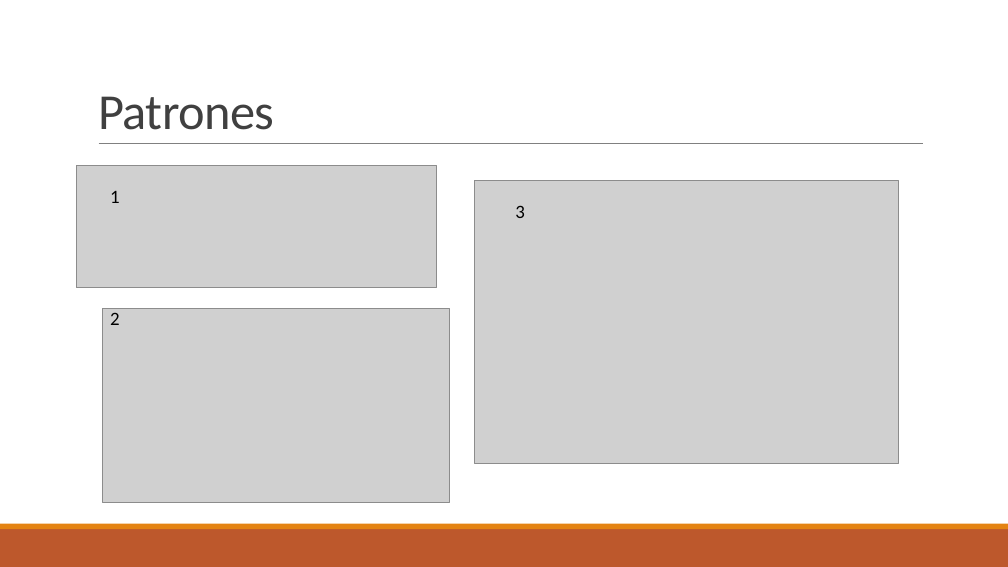
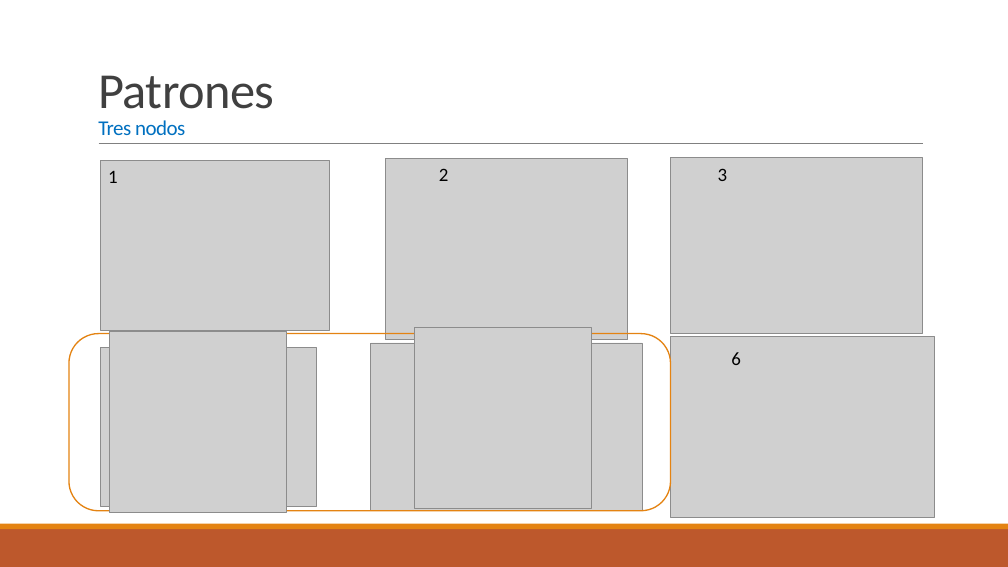
Before and after one commit to cealvarez/Repo-FONDECYT, a slide deck: slide 20 of Tesis/Nicolas/Análisis de Datos.pptx (slide 17 before the commit). Drawn at 1008x567 pixels with LibreOffice and Linux fonts; fonts in the diff are those of the drawing; grey boxes stand for pictures. Boxes give left, top, right and bottom in pixels: in the first picture for what was removed or moved away, otherwise in the second. Text is boxed around its words. In the diff, an @@ line names an element or a change of style, - is before the commit and + after.

```diff
--- a/Tesis/Nicolas/Análisis de Datos.pptx
+++ b/Tesis/Nicolas/Análisis de Datos.pptx
@@ title at bbox=[98, 75, 274, 135]: text changed; size 48 to 20 pt; text colour #404040 to #0070C0 @@
-Patrones
+Patrones
+Tres nodos
@@ text "1": place and size @@
-text "1" at bbox=[110, 191, 120, 203]
+text "1" at bbox=[108, 171, 118, 183]
@@ picture: place and size @@
-picture at bbox=[76, 165, 437, 287]
+picture at bbox=[101, 160, 329, 330]
@@ picture added at bbox=[385, 159, 628, 340] @@
@@ text "2": place and size @@
-text "2" at bbox=[110, 313, 120, 325]
+text "2" at bbox=[439, 168, 449, 181]
@@ picture added at bbox=[671, 157, 923, 333] @@
@@ text "3": place and size @@
-text "3" at bbox=[515, 205, 525, 218]
+text "3" at bbox=[718, 168, 728, 181]
@@ picture removed at bbox=[475, 181, 899, 464] @@
@@ picture removed at bbox=[103, 309, 450, 502] @@
@@ picture added at bbox=[414, 327, 591, 508] @@
@@ rounded rectangle added at bbox=[69, 333, 671, 510], outline #E48312 1.25 pt @@
@@ picture added at bbox=[101, 347, 316, 507] @@
@@ picture added at bbox=[109, 332, 286, 513] @@
@@ picture added at bbox=[371, 343, 643, 511] @@
@@ picture added at bbox=[671, 337, 935, 517] @@
@@ text added at bbox=[731, 352, 741, 365], 18 pt, text #000000 @@
+6
```
Also in this commit, not shown: 8 other slides changed, 11 slides added, 9 slides removed, 9 other files.
